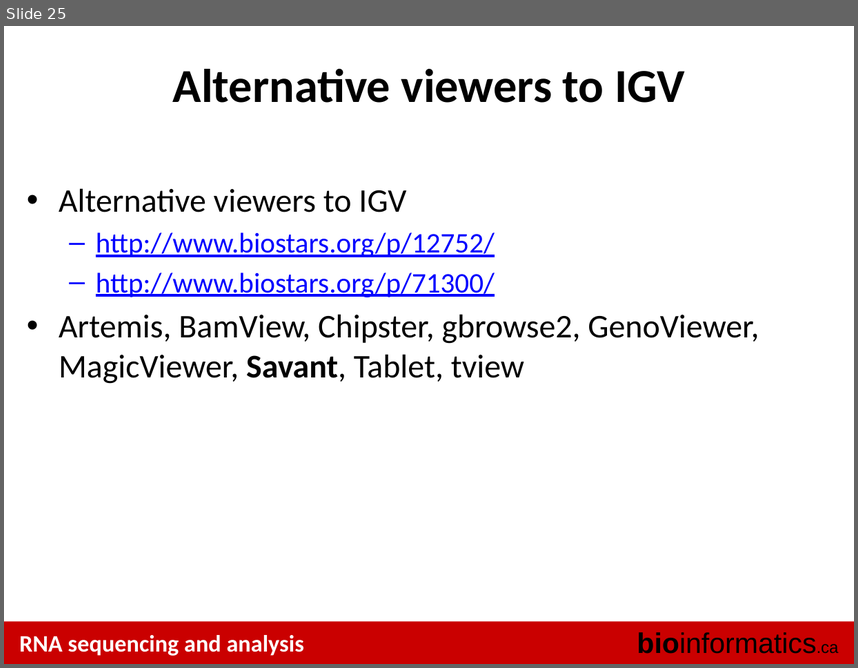
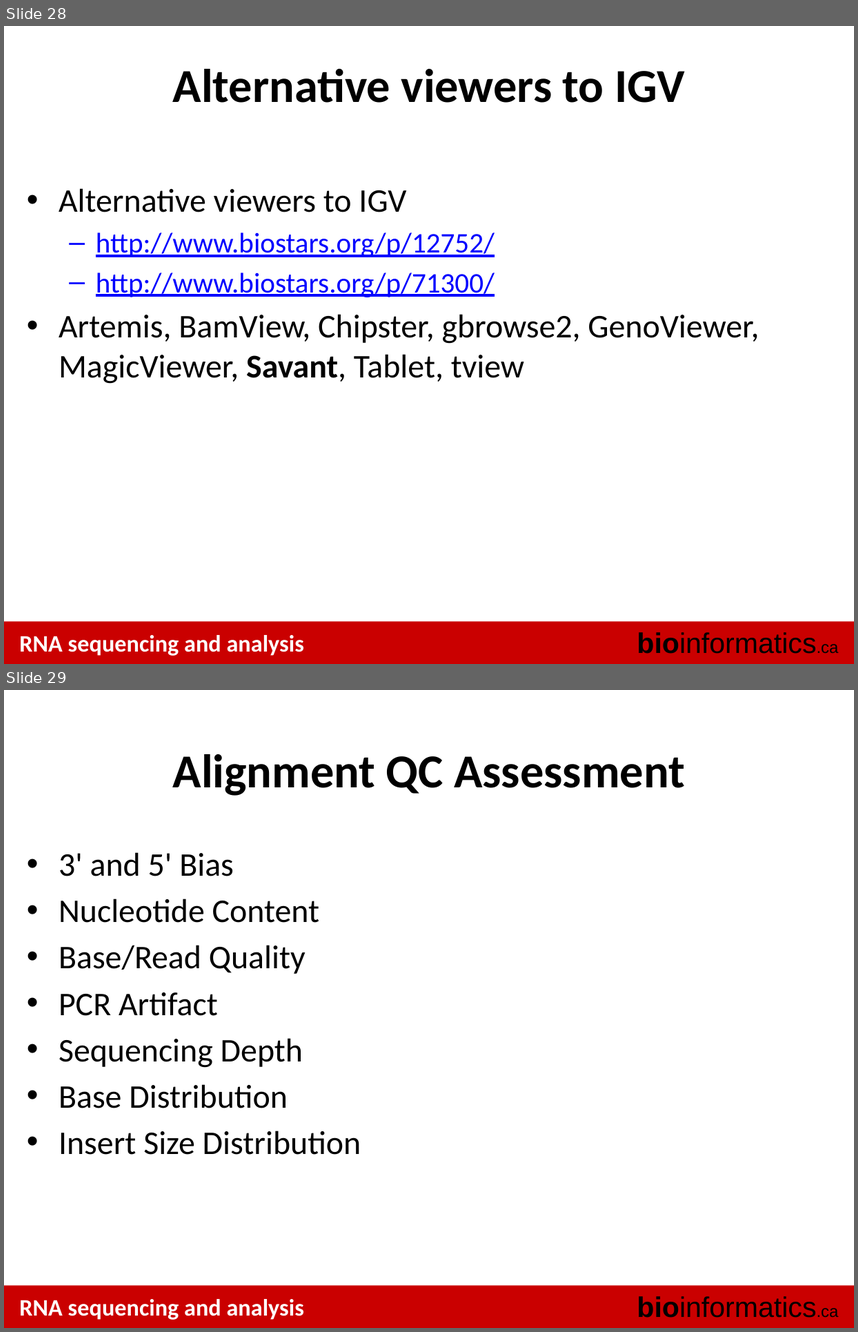
Before and after one commit to griffithlab/rnaseq_tutorial_wiki, a slide deck: LectureFiles/cbw-cshl-nygc/2015/RNASeq_Module2_Lecture.pptx. Shown one above the other, each under a label of ours: slide 25 before the commit, slides 28 and 29 after it. The pictures are 858x668 and 858x1332 pixels, drawn with LibreOffice and Linux fonts; fonts in the diff are those of the drawing. Boxes give left, top, right and bottom in pixels: in the first picture for what was removed or moved away, otherwise in the second. Text is boxed around its words. In the diff, an @@ line names an element or a change of style, - is before the commit and + after.

```diff
--- a/LectureFiles/cbw-cshl-nygc/2015/RNASeq_Module2_Lecture.pptx
+++ b/LectureFiles/cbw-cshl-nygc/2015/RNASeq_Module2_Lecture.pptx
@@ slide 29 added at (4, 690, 854, 1328), background #FFFFFF; not listed: 3 template elements that a slide beside it also shows @@
@@ title added at (173, 754, 685, 796), 40 pt, text #000000, bold @@
+Alignment QC Assessment
@@ text added at (59, 852, 361, 1154), 28 pt, text #000000 @@
+• 3' and 5' Bias
+• Nucleotide Content
+• Base/Read Quality
+• PCR Artifact
+• Sequencing Depth
+• Base Distribution
+• Insert Size Distribution
@@ what was slide 25 is now slide 28 @@
```
Also in this commit, not shown: 2 slides changed, 11 other slides added.
